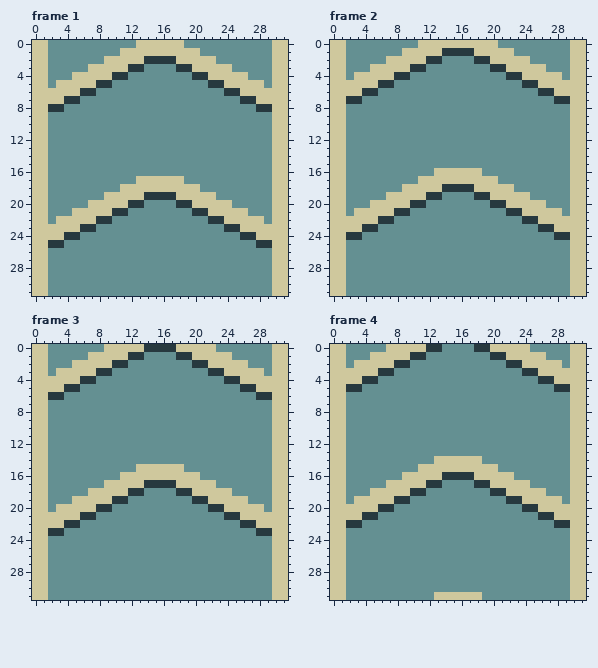
One commit to this pixel-art file: Aseprite/conveyer.aseprite. This is how it looked before the edit.
32x32 pixels, 17 frames. Shown: frame 1, frame 2, frame 3, frame 4. The commit also changed other frames, which this record leaves out.
Once edited:
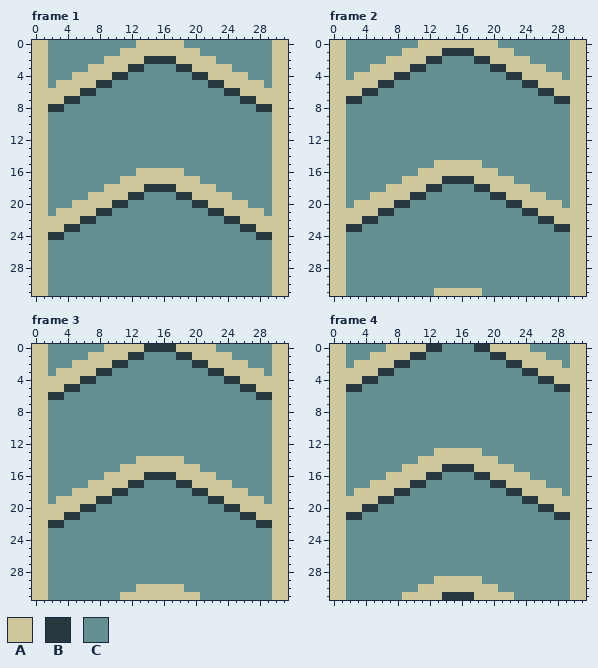
Palette (. is transparent): A #cfc89d  B #27393f  C #649092
Difference:
Changed rows in their new state; - is an unchanged pixel.
Frame 1, layer "arrow 2":
first column x 2:
16 -----------AAAAAA-----------
17 ---------AA------AA---------
18 -------AA---BBBB---AA-------
19 -----AA---BBCCCCBB---AA-----
20 ---AA---BBCC----CCBB---AA---
21 -AA---BBCC--------CCBB---AA-
22 A---BBCC------------CCBB---A
23 --BBCC----------------CCBB--
24 BBCC--------------------CCBB
25 CC------------------------CC
Frame 2, layers "arrow 2", "arrow 1":
first column x 2:
15 -----------AAAAAA-----------
16 ---------AA------AA---------
17 -------AA---BBBB---AA-------
18 -----AA---BBCCCCBB---AA-----
19 ---AA---BBCC----CCBB---AA---
20 -AA---BBCC--------CCBB---AA-
21 A---BBCC------------CCBB---A
22 --BBCC----------------CCBB--
23 BBCC--------------------CCBB
24 CC------------------------CC
first column x 13:
31 AAAAAA
Frame 3, layers "arrow 2", "arrow 1":
first column x 2:
14 -----------AAAAAA-----------
15 ---------AA------AA---------
16 -------AA---BBBB---AA-------
17 -----AA---BBCCCCBB---AA-----
18 ---AA---BBCC----CCBB---AA---
19 -AA---BBCC--------CCBB---AA-
20 A---BBCC------------CCBB---A
21 --BBCC----------------CCBB--
22 BBCC--------------------CCBB
23 CC------------------------CC
first column x 11:
30 --AAAAAA--
31 AAAAAAAAAA
Frame 4, layers "arrow 2", "arrow 1":
first column x 2:
13 -----------AAAAAA-----------
14 ---------AA------AA---------
15 -------AA---BBBB---AA-------
16 -----AA---BBCCCCBB---AA-----
17 ---AA---BBCC----CCBB---AA---
18 -AA---BBCC--------CCBB---AA-
19 A---BBCC------------CCBB---A
20 --BBCC----------------CCBB--
21 BBCC--------------------CCBB
22 CC------------------------CC
first column x 9:
29 ----AAAAAA----
30 --AAAAAAAAAA--
31 AAAA-BBBB-AAAA
Pixel boxes of the changes (left, top, right, bottom) in both pictures:
changed: (48, 168, 272, 248)
changed: (346, 160, 570, 240)
changed: (434, 288, 482, 296)
changed: (48, 456, 272, 536)
changed: (120, 584, 200, 600)
changed: (346, 448, 570, 528)
changed: (402, 576, 514, 600)
